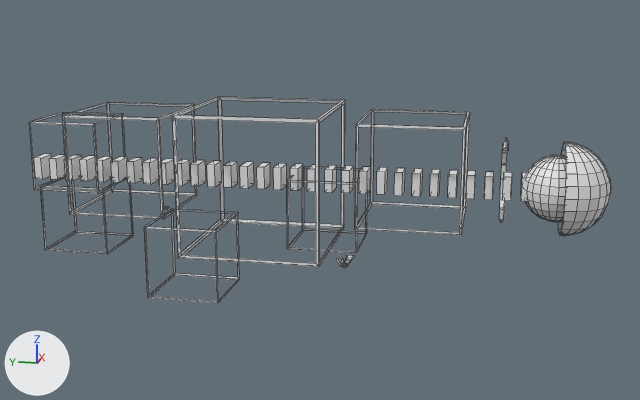
What one commit did to the OBJ model Assets/Models/UpperArm/bras_0000.obj.
Rendered twice from a 50 mm camera at (-1.282, -0.267, 0.287) aimed at (-0.022, -0.015, -0.028). The lights are fixed; the arrows at lower left show +X, +Y and +Z. Mesh edges are drawn as thin lines. Where no turn or scale is listed for an object, it has been applied to the vertices. Vertices at the same position are counted once.

The scene before the commit, as lines of its bpy script (objects in view):
```python
me_bras_0000 = bpy.data.meshes.new('bras_0000')
me_bras_0000.from_pydata(...)  # 1003 vertices, 904 faces; spans x -0.155..0.105, y -0.431..0.447, z -0.151..0.105
ob_bras_0000 = bpy.data.objects.new('bras_0000', me_bras_0000)
ob_bras_0000.location = (0.0, 0.0, 0.0)
```
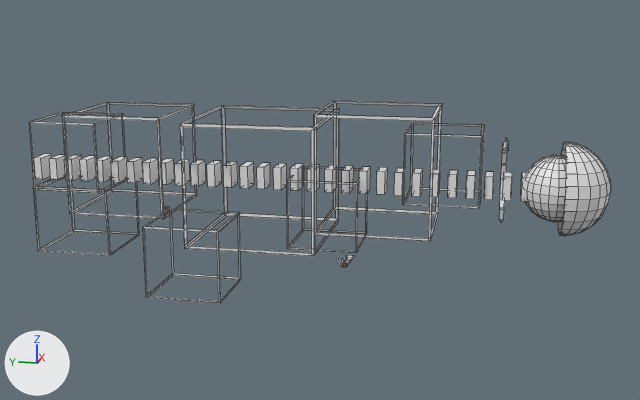
The change, as a diff of the scene's bpy script:
```diff
--- a/Assets/Models/UpperArm/bras_0000.obj.py
+++ b/Assets/Models/UpperArm/bras_0000.obj.py
@@ me_bras_0000 @@
 me_bras_0000.from_pydata(...)  # 1003 vertices, 904 faces; spans x -0.155..0.105, y -0.431..0.447, z -0.151..0.105
 # used by ob_bras_0000; location = (0.0, 0.0, 0.0)
+# me_bras_0000 part 1: the loose piece of 32 vertices spanning x -0.105..0.105, y -0.03..0.18, z -0.105..0.105 is scaled about its middle by (0.5, 0.524, 0.5), then moved by (0.025, -0.269, 0.024)
+# me_bras_0000 part 2: the loose piece of 32 vertices spanning x -0.04..0.065, y 0.322..0.427, z -0.127..-0.022 is scaled about its middle by (1.14, 1.15, 1)
+# me_bras_0000 part 3: the loose piece of 32 vertices spanning x -0.062..0.093, y -0.226..-0.075, z -0.059..0.093 is scaled about its middle by (1, 1.12, 1.16), then moved by (0.0, 0.051, 0.0)
+# me_bras_0000 part 4: the loose piece of 32 vertices spanning x -0.155..-0.05, y 0.104..0.209, z -0.151..-0.046 is scaled about its middle by (1, 1.05, 1)
+# me_bras_0000 part 5: the loose piece of 32 vertices spanning x -0.105..0.105, y -0.03..0.18, z -0.105..0.105 is copied, and the copy is scaled about its middle by (0.931, 0.923, 0.878); it spans x -0.098..0.098, y -0.022..0.172, z -0.092..0.092
```

Boxes (x1, y1, x2, y2) around the edits, measured in the pictures (640 x 400 px; the box of a moved part takes in the faces that stretch with it):
'bras_0000', reshaped
    before: (29, 97, 611, 303)
    after: (29, 101, 611, 303)
part 1 of me_bras_0000, moved or reshaped
    before: (172, 97, 345, 267)
    after: (403, 123, 484, 209)
part 2 of me_bras_0000, moved or reshaped
    before: (41, 180, 134, 254)
    after: (33, 178, 140, 256)
part 3 of me_bras_0000, moved or reshaped
    before: (355, 109, 470, 235)
    after: (314, 101, 442, 242)
part 4 of me_bras_0000, moved or reshaped
    before: (144, 209, 240, 303)
    after: (143, 209, 241, 303)
part 5 of me_bras_0000, added
    after: (180, 106, 339, 256)
